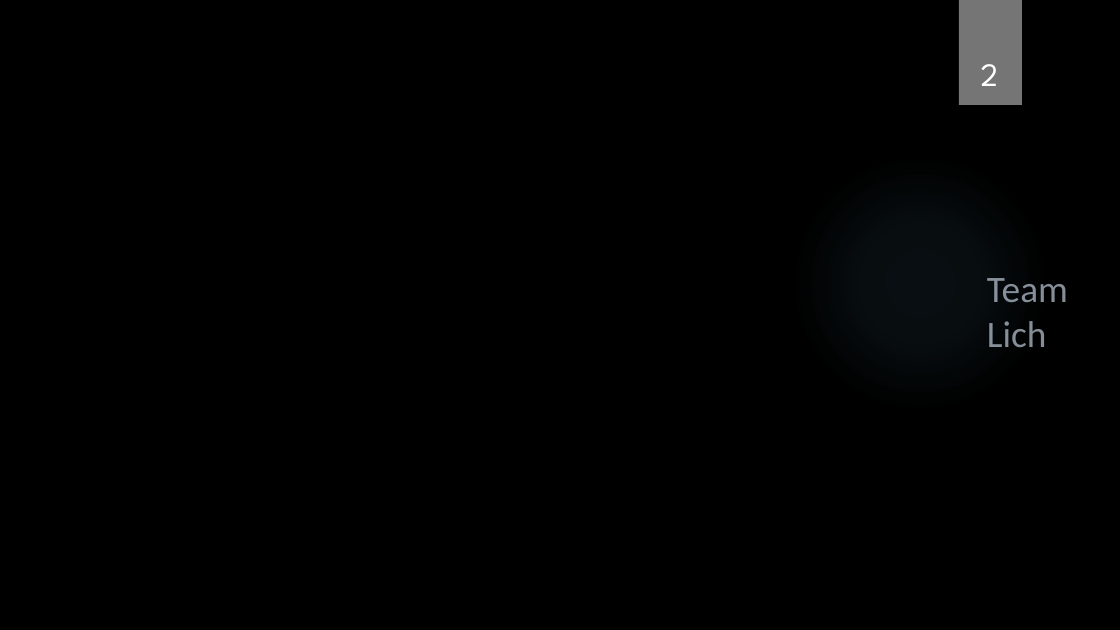
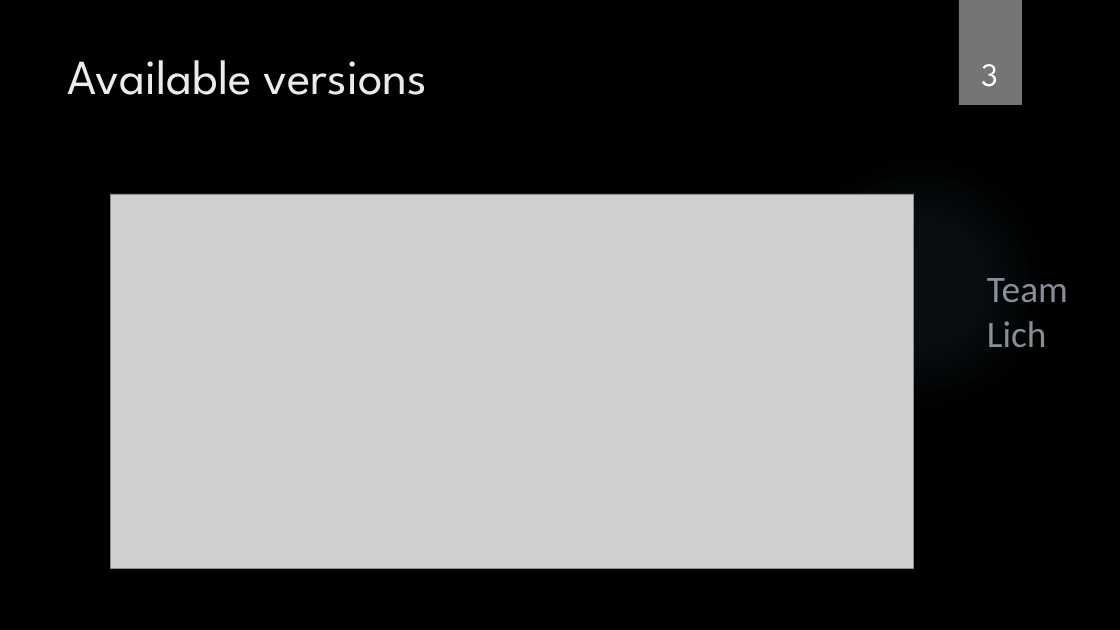
Before and after one commit to Team-Lich/Presentations, a slide deck: slide 3 of Week 3/QaBook.pptx (slide 2 before the commit). Drawn at 1120x630 pixels with LibreOffice and Linux fonts; fonts in the diff are those of the drawing; grey boxes stand for pictures; background and template pictures are left out. Boxes give left, top, right and bottom in pixels: in the first picture for what was removed or moved away, otherwise in the second. Text is boxed around its words. In the diff, an @@ line names an element or a change of style, - is before the commit and + after.

```diff
--- a/Week 3/QaBook.pptx
+++ b/Week 3/QaBook.pptx
@@ title added at box(68, 60, 427, 95), 42 pt, text #EBEBEB @@
+Available versions
@@ page number at box(981, 64, 998, 87): text changed @@
-2
+3
@@ picture added at box(111, 194, 914, 569) @@
```
Also in this commit, not shown: 1 other slide changed, 4 slides added.
